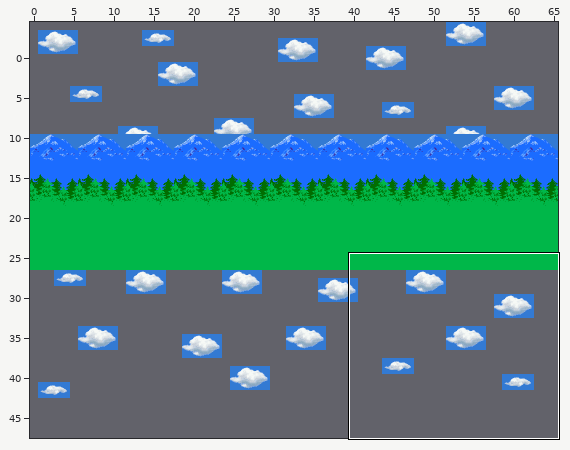
Level history. Tiled map: data/maps/level0_bg.tmx. Above, an overview of the earlier version with the close-up marked.
Close-up. First the earlier version:
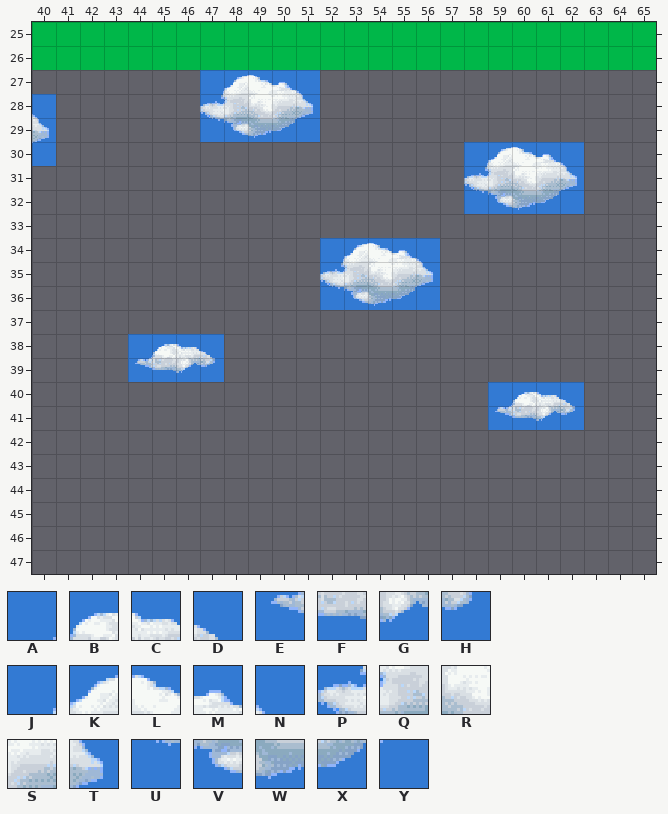
Cells are 16x16 px. Shown: x 40..65, y 25..47. The commit also changed other parts of the map, which this record leaves out. The old version is drawn lined up with the new one.
Key: from "level0": A 12, B 13, C 14, D 15, E 28, F 29, G 30, H 31, J 43, K 44, L 45, M 46, N 47, P 59, Q 60, R 61, S 62, T 63, U 75, V 76, W 77, X 78, Y 79.
_ is an empty cell.
Layers that did not change in this view are not listed.
Layer "bg_low" before, first column x 40:
25 __________________________
26 __________________________
27 _______JKLMN______________
28 N______PQRST______________
29 T______UVWXY______________
30 Y_________________JKLMN___
31 __________________PQRST___
32 __________________UVWXY___
33 __________________________
34 ____________JKLMN_________
35 ____________PQRST_________
36 ____________UVWXY_________
37 __________________________
38 ____ABCD__________________
39 ____EFGH__________________
40 ___________________ABCD___
41 ___________________EFGH___
42 __________________________
43 __________________________
44 __________________________
45 __________________________
46 __________________________
47 __________________________
The result:
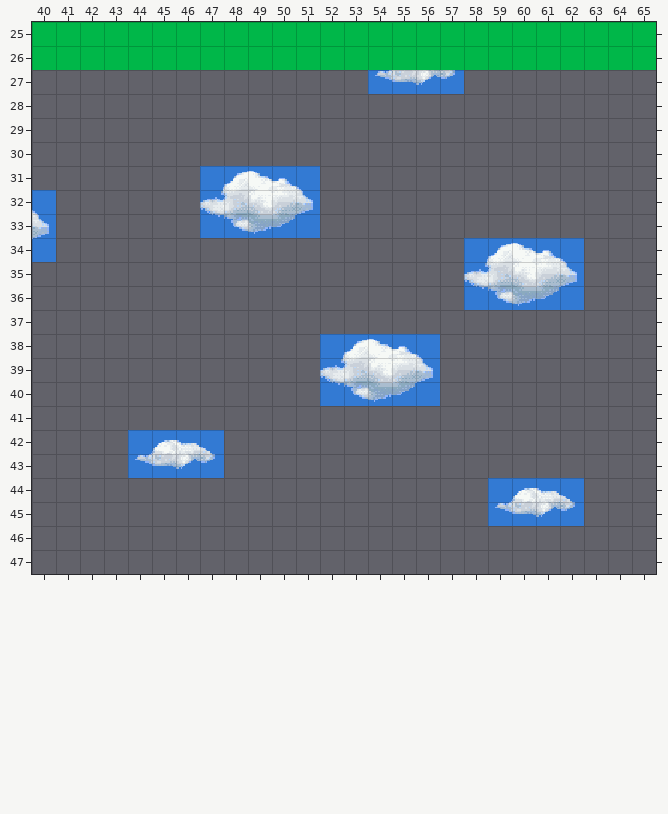
Change:
Changed rows in their new state; . is an unchanged cell.
everything moved by +0,-4 cells (the old picture is shown already moved)
Layer "bg_low":
first column x 40:
27 ......._____..EFGH.....
28 _......_____...........
29 _......_____...........
30 _................._____
31 .......JKLMN......_____
32 N......PQRST......_____
33 T......UVWXY...........
34 Y..........._____.JKLMN
35 ............_____.PQRST
36 ............_____.UVWXY
38 ....____....JKLMN......
39 ....____....PQRST......
40 ............UVWXY..____
41 ...................____
42 ....ABCD...............
43 ....EFGH...............
44 ...................ABCD
45 ...................EFGH
